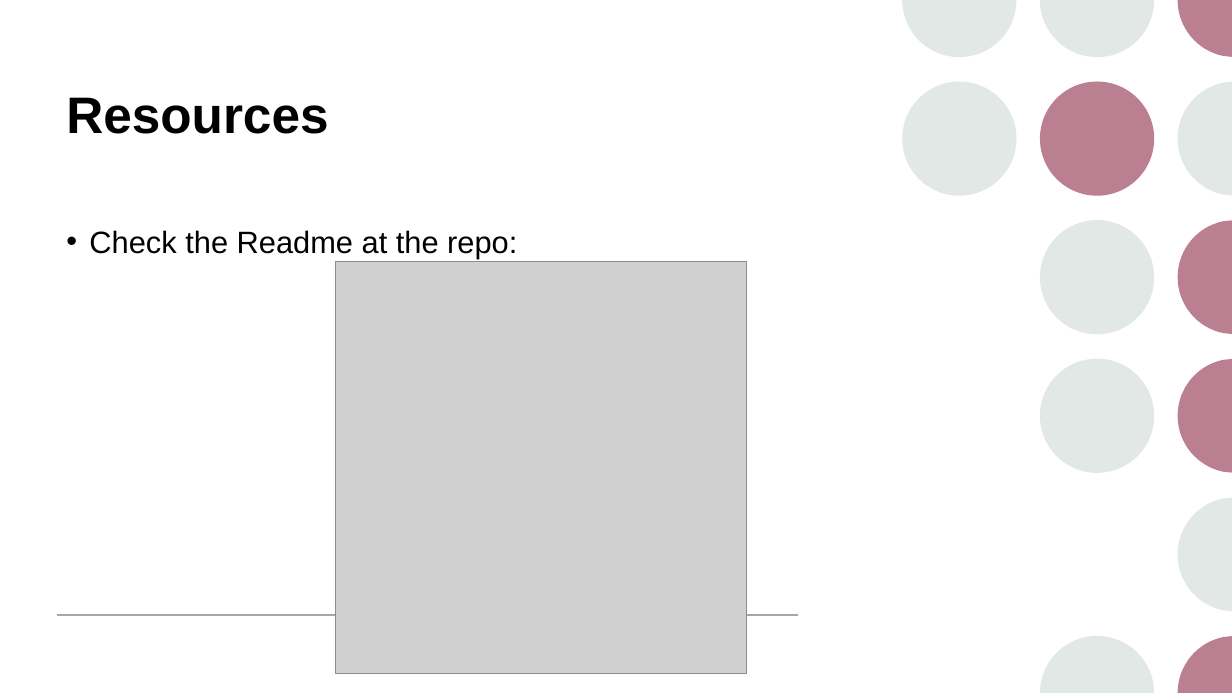
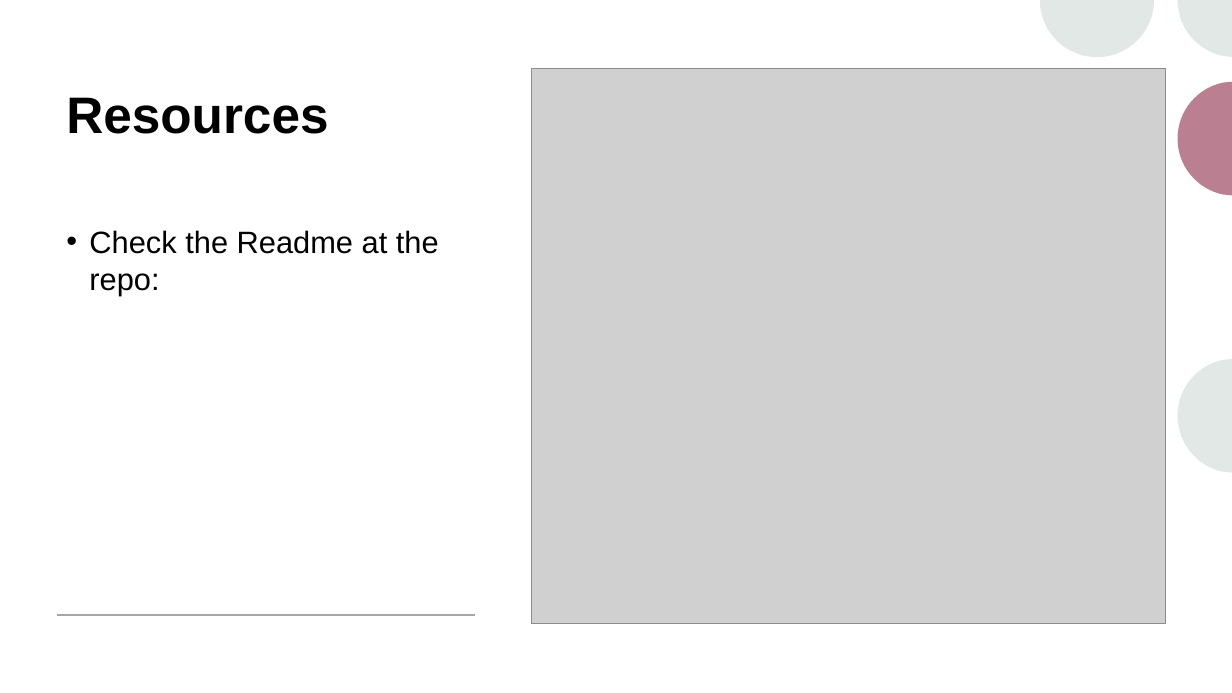
Before and after one commit to pulcher/stop-checking-in-secrets, a slide deck: slide 17 of stop-checking-in-secrets.pptx (slide 14 before the commit). Drawn at 1232x693 pixels with LibreOffice and Linux fonts; fonts in the diff are those of the drawing; grey boxes stand for pictures. Boxes give left, top, right and bottom in pixels: in the first picture for what was removed or moved away, otherwise in the second. Text is boxed around its words. In the diff, an @@ line names an element or a change of style, - is before the commit and + after.

```diff
--- a/stop-checking-in-secrets.pptx
+++ b/stop-checking-in-secrets.pptx
@@ rectangle added at [0,0,1232,693], fill #FFFFFF @@
@@ freeform shape added at [1177,0,1232,57], fill #E2E8E6 @@
@@ picture: place and size @@
-picture at [335,262,747,673]
+picture at [532,69,1166,624]
@@ group removed at [902,81,1154,473]: 4 ellipses @@
@@ freeform shape added at [1177,81,1232,195], fill #BA7F90 @@
@@ text "Check the Readme at the ..." rewrapped from [89,230,517,259] to [89,230,439,296] @@
@@ freeform shape added at [1177,359,1232,472], fill #E2E8E6 @@
@@ line removed from (57, 616) to (799, 616) @@
@@ line added from (57, 616) to (475, 616), #A6A6A6 1 pt @@
```
Also in this commit, not shown: 6 other slides changed, 3 slides added.
